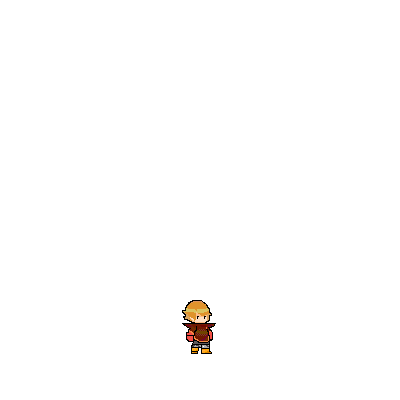
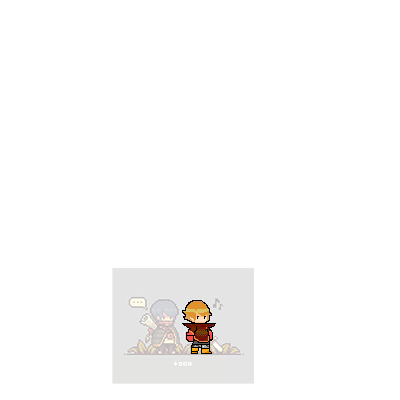
Revision of a layered 400x400 image; what changed, layer by layer:
showed "8afd1f5ed580aea6d474cd0ac70ef017" over [112, 268, 254, 384]
